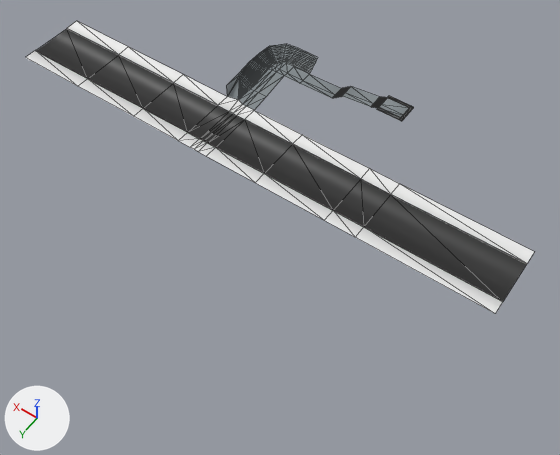
Before and after pictures for a commit that changed the glTF model assets/models/level_1.glb.
Both versions are drawn from a 50 mm lens placed at (-157.0, 357.0, 363.0), pointed at (34.0, 89.0, -57.0). The lights are fixed; the arrows at lower left show +X, +Y and +Z. The picture after the commit comes second. Mesh edges are drawn as thin lines. Vertices at exactly the same position are counted once.
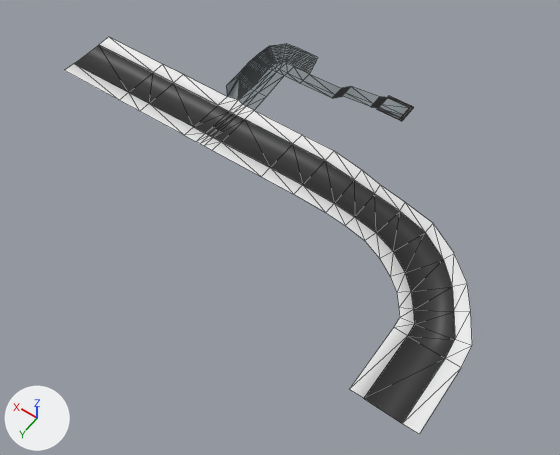
Pixel boxes [x1, y1, x2, y2] of what changed, in the pictures (560 x 455 px):
'Plane', reshaped (20% narrower, 36% taller): before [26, 21, 534, 313]; after [64, 37, 472, 434]

What the commit changed:
me_plane is used by ob_plane; location (0.0, 0.0, 0.0).
me_plane had 354 vertices, 555 faces and spanned x -120.0..265.0, y -19.0..94.0, z -18.0..1.0.
me_plane now has 402 vertices, 635 faces and spans x -116.0..231.0, y -19.0..164.0, z -59.0..1.0.
Part 1, on me_plane:
6 vertices are removed from x -120.0, y 40.0..94.0, z -18.0..-17.0.
10 faces are deleted.
21 vertices in x 51.0..157.0, y 84.0..94.0, z -18.0..-17.0 move by (0.0, -7.0, 0.0).
3 vertices in x 211.0, y 40.0..51.0, z -18.0..-17.0 move by (-35.0, 0.0, 0.0).
3 vertices in x -3.0, y 40.0..51.0, z -18.0..-17.0 move by (28.0, 0.0, 0.0).
3 vertices in x 211.0, y 84.0..94.0, z -18.0..-17.0 move by (-35.0, -7.0, 0.0).
3 vertices in x -3.0, y 84.0..94.0, z -18.0..-17.0 move by (28.0, -7.0, 0.0).
3 vertices in x 265.0, y 40.0..51.0, z -18.0..-17.0 move by (-34.0, 0.0, 0.0).
9 vertices move from x -26.0..265.0, y 40.0..94.0, z -18.0..-17.0 to x 1.0..231.0, y 42.0..87.0, z -21.0..-17.0.
54 vertices are added at x -116.0..-13.0, y 41.0..164.0, z -59.0..-25.0.
18 new faces join them, mat_level_road_1 (black #2f2f2f).
72 new faces join them, mat_level_footpath_1 (white #eaeaea).
